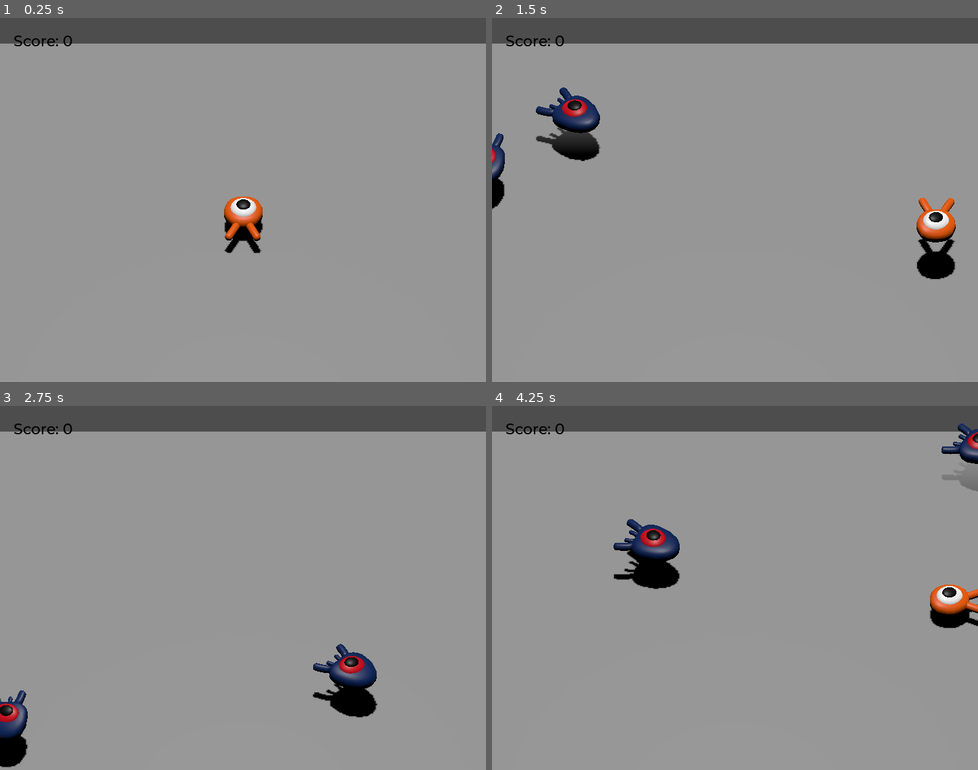
Above: before the commit, frames 1-4 (two rows, left to right).
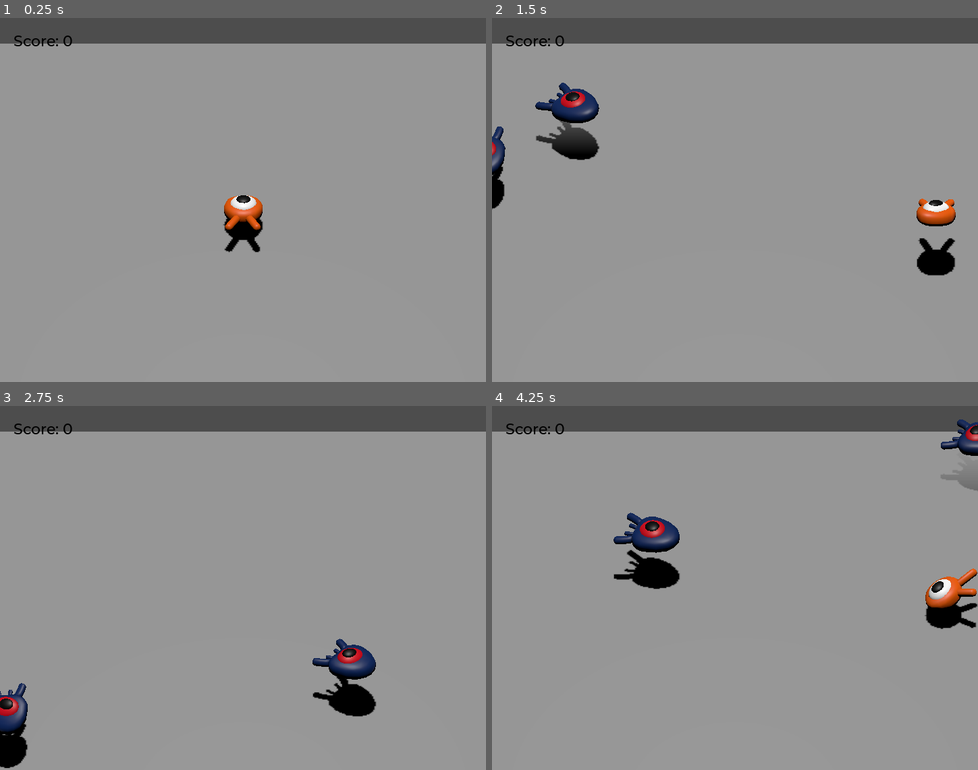
Above: after the commit, the same moments.

Repository: kekkorider/godot-dodge-the-creeps-3d
Game: Godot game, scene res://main.tscn
The game is run twice, just before and just after one commit, with the same random seed, the same clock (stepped at 60 frames per second) and the same inputs.
Inputs:
- Up to frame 1 (0.25 s): no input
- Up to frame 2 (1.5 s): tap Enter (ui_accept) at 0.5 s; hold Right (move_right) 0.53-1.28 s; tap Space (jump) at 0.6, 0.77, 1.07, 1.35 s; hold Down (move_back) from 1.28 s (still down)
- Up to frame 3 (2.75 s): tap Space (jump) at 1.52, 1.82, 2.1 s; release Down (move_back) at 2.03 s; hold Right (move_right) from 2.03 s (still down)
- Up to frame 4 (4.25 s): release Right (move_right) at 2.78 s; hold Up (move_forward) 2.78-3.53 s; tap Space (jump) at 2.85, 3.02, 3.32, 3.6, 3.77, 4.07 s; hold Left (move_left) from 3.53 s (still down)

The runs differ from the first frame. In frame 1, 0.7% of the frame differs, in the area x 45-55%, y 48-65%; in frame 2, 2.3%; in frame 3, 1.7%; in frame 4, 2.7%, in the area x 25-100%, y 3-62%.

Commit message:
Animate player and mobs

Diff:
--- a/main.tscn
+++ b/main.tscn
@@ -49,6 +49,10 @@
 shadow_enabled = true
 
 [node name="Player" parent="." instance=ExtResource("1_7cs2b")]
+speed = 14.0
+fall_acceleration = 75.0
+jump_impulse = 20.0
+bounce_impulse = 16.0
 
 [node name="CameraPivot" type="Marker3D" parent="."]
 transform = Transform3D(1, 0, 0, 0, 0.707107, 0.707107, 0, -0.707107, 0.707107, 0, 0, 0)
--- a/mob.gd
+++ b/mob.gd
@@ -27,6 +27,8 @@
 	# in order to move in the direction the mob is looking.
   velocity = velocity.rotated(Vector3.UP, rotation.y)
 
+  $AnimationPlayer.speed_scale = random_speed / min_speed
+
 
 func _on_visible_on_screen_notifier_3d_screen_exited() -> void:
   queue_free()
--- a/mob.tscn
+++ b/mob.tscn
@@ -1,10 +1,44 @@
-[gd_scene load_steps=4 format=3 uid="uid://ncv02cvi8ja2"]
+[gd_scene load_steps=6 format=3 uid="uid://ncv02cvi8ja2"]
 
 [ext_resource type="PackedScene" uid="uid://cdrd831gysb4j" path="res://art/mob.glb" id="1_hcdwo"]
 [ext_resource type="Script" path="res://mob.gd" id="1_k4ofo"]
 
 [sub_resource type="BoxShape3D" id="BoxShape3D_i515g"]
 size = Vector3(2.0459, 1.22766, 2.24841)
+
+[sub_resource type="Animation" id="Animation_dcufh"]
+resource_name = "float"
+length = 1.2
+loop_mode = 1
+tracks/0/type = "value"
+tracks/0/imported = false
+tracks/0/enabled = true
+tracks/0/path = NodePath("Pivot/Character:position")
+tracks/0/interp = 1
+tracks/0/loop_wrap = true
+tracks/0/keys = {
+"times": PackedFloat32Array(0.166667, 0.7, 1.2),
+"transitions": PackedFloat32Array(0.435275, 2.14355, 1),
+"update": 0,
+"values": [Vector3(0, 0, 0), Vector3(0, 0.65, 0), Vector3(0, 0.35, 0)]
+}
+tracks/1/type = "value"
+tracks/1/imported = false
+tracks/1/enabled = true
+tracks/1/path = NodePath("Pivot/Character:rotation")
+tracks/1/interp = 1
+tracks/1/loop_wrap = true
+tracks/1/keys = {
+"times": PackedFloat32Array(0.1, 0.5, 1.2),
+"transitions": PackedFloat32Array(0.435275, 2.14355, 1),
+"update": 0,
+"values": [Vector3(0, 0, 0), Vector3(0.139626, 0, 0), Vector3(-0.15708, 0, 0)]
+}
+
+[sub_resource type="AnimationLibrary" id="AnimationLibrary_0m0ol"]
+_data = {
+"float": SubResource("Animation_dcufh")
+}
 
 [node name="Mob" type="CharacterBody3D" groups=["mobs"]]
 collision_layer = 2
@@ -14,6 +48,7 @@
 [node name="Pivot" type="Node3D" parent="."]
 
 [node name="Character" parent="Pivot" instance=ExtResource("1_hcdwo")]
+transform = Transform3D(1, 0, 0, 0, 0.987688, 0.156434, 0, -0.156434, 0.987688, 0, 0.35, 0)
 
 [node name="CollisionShape3D" type="CollisionShape3D" parent="."]
 transform = Transform3D(1, 0, 0, 0, 1, 0, 0, 0, 1, 0, 0.360043, -0.161438)
@@ -23,4 +58,10 @@
 transform = Transform3D(1, 0, 0, 0, 1, 0, 0, 0, 1, 0, 0.333755, 0.251684)
 aabb = AABB(-1.26389, -0.689395, -1.74537, 2.52778, 1.37879, 3.49075)
 
+[node name="AnimationPlayer" type="AnimationPlayer" parent="."]
+libraries = {
+"": SubResource("AnimationLibrary_0m0ol")
+}
+autoplay = "float"
+
 [connection signal="screen_exited" from="VisibleOnScreenNotifier3D" to="." method="_on_visible_on_screen_notifier_3d_screen_exited"]
--- a/player.gd
+++ b/player.gd
@@ -30,6 +30,10 @@
 
     # Setting the basis property will affect the rotation on the node
     $Pivot.basis = Basis.looking_at(direction)
+
+    $AnimationPlayer.speed_scale = 4
+  else:
+    $AnimationPlayer.speed_scale = 1
 
   # Ground velocity
   target_velocity.x = direction.x * speed
@@ -69,6 +73,8 @@
       # Prevent duplicate calls
       break
 
+  $Pivot.rotation.x = PI / 6 * velocity.y / jump_impulse
+
   move_and_slide()
 
 func die() -> void:
--- a/player.tscn
+++ b/player.tscn
@@ -11,13 +11,71 @@
 height = 0.205517
 radius = 1.20029
 
+[sub_resource type="Animation" id="Animation_cq7al"]
+resource_name = "float"
+length = 1.2
+loop_mode = 1
+tracks/0/type = "value"
+tracks/0/imported = false
+tracks/0/enabled = true
+tracks/0/path = NodePath("Pivot/Character:position")
+tracks/0/interp = 1
+tracks/0/loop_wrap = true
+tracks/0/keys = {
+"times": PackedFloat32Array(0.166667, 0.7, 1.2),
+"transitions": PackedFloat32Array(0.435275, 2.14355, 1),
+"update": 0,
+"values": [Vector3(0, 0, 0), Vector3(0, 0.65, 0), Vector3(0, 0.35, 0)]
+}
+tracks/1/type = "value"
+tracks/1/imported = false
+tracks/1/enabled = true
+tracks/1/path = NodePath("Pivot/Character:rotation")
+tracks/1/interp = 1
+tracks/1/loop_wrap = true
+tracks/1/keys = {
+"times": PackedFloat32Array(0.1, 0.5, 1.2),
+"transitions": PackedFloat32Array(0.435275, 2.14355, 1),
+"update": 0,
+"values": [Vector3(0, 0, 0), Vector3(0.139626, 0, 0), Vector3(-0.15708, 0, 0)]
+}
+
+[sub_resource type="Animation" id="Animation_ep8vx"]
+length = 0.001
+tracks/0/type = "value"
+tracks/0/imported = false
+tracks/0/enabled = true
+tracks/0/path = NodePath("Pivot/Character:position")
+tracks/0/interp = 1
+tracks/0/loop_wrap = true
+tracks/0/keys = {
+"times": PackedFloat32Array(0),
+"transitions": PackedFloat32Array(1),
+"update": 0,
+"values": [Vector3(0, 0, 0)]
+}
+tracks/1/type = "value"
+tracks/1/imported = false
+tracks/1/enabled = true
+tracks/1/path = NodePath("Pivot/Character:rotation")
+tracks/1/interp = 1
+tracks/1/loop_wrap = true
+tracks/1/keys = {
+"times": PackedFloat32Array(0),
+"transitions": PackedFloat32Array(1),
+"update": 0,
+"values": [Vector3(0, 0, 0)]
+}
+
+[sub_resource type="AnimationLibrary" id="AnimationLibrary_e7evn"]
+_data = {
+"RESET": SubResource("Animation_ep8vx"),
+"float": SubResource("Animation_cq7al")
+}
+
 [node name="Player" type="CharacterBody3D"]
 collision_mask = 6
 script = ExtResource("1_q3tbr")
-speed = null
-fall_acceleration = null
-jump_impulse = null
-bounce_impulse = null
 
 [node name="Pivot" type="Node3D" parent="."]
 
@@ -36,4 +94,10 @@
 transform = Transform3D(1, 0, 0, 0, 1, 0, 0, 0, 1, 0, 0.432936, -0.119094)
 shape = SubResource("CylinderShape3D_7tftt")
 
+[node name="AnimationPlayer" type="AnimationPlayer" parent="."]
+libraries = {
+"": SubResource("AnimationLibrary_e7evn")
+}
+autoplay = "float"
+
 [connection signal="body_entered" from="MobDetector" to="." method="_on_mob_detector_body_entered"]
Not shown: 1 places in player.tscn that only renumber resources
